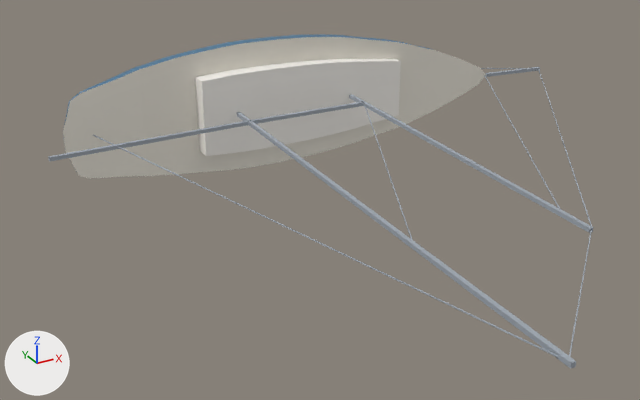
What one commit did to the glTF model models/cheoy-lee-clipper-48-schooner.glb.
The view is the same before and after, from a 50 mm camera at (-1.68, -3.48, 1.16) aimed at (-0.25, -0.88, -0.14). Every picture has the same lights, and +X, +Y and +Z are marked at lower left. The older version comes first. Vertices at exactly the same position are counted once.

The first picture shows 'Cheoy Lee Clipper 48 Schooner'.
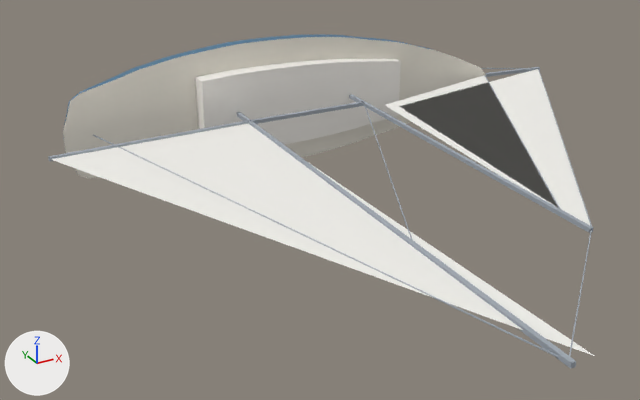
Commit message: fix(models): traced sailboats set their sails

Pixel boxes (x1, y1, x2, y2) of what changed, in the pictures (640 x 400 px):
part 1 of me_cheoy_lee_clipper_48_schooner, added: after (50, 69, 594, 356)

The change, as a diff of the scene's bpy script:
```diff
--- a/models/cheoy-lee-clipper-48-schooner.glb.py
+++ b/models/cheoy-lee-clipper-48-schooner.glb.py
@@ mat_sails @@
+mat_sails = principled_material('sails')
+mat_sails.base_color = (0.9, 0.89, 0.85)  # white #f3f2ed
+mat_sails.roughness = 0.8
@@ me_cheoy_lee_clipper_48_schooner @@
 # used by ob_cheoy_lee_clipper_48_schooner; location = (0.0, 0.0, 0.0)
 # verts and faces of me_cheoy_lee_clipper_48_schooner; kept vertices keep their numbers, new ones are numbered from 2978
-me_cheoy_lee_clipper_48_schooner.from_pydata(...)  # 2978 vertices, 5814 faces; spans x -1.09..1.3, y -2.27..0.26, z -0.28..0.28
+me_cheoy_lee_clipper_48_schooner.from_pydata(...)  # 2987 vertices, 5817 faces; spans x -1.09..1.3, y -2.27..0.26, z -0.28..0.28
+# me_cheoy_lee_clipper_48_schooner part 1
+verts[2978] = (-0.29, -0.35, 0.0)
+verts[2979] = (-1.09, -0.37, 0.0)  # pixel (48, 158)
+verts[2980] = (-0.29, -2.27, 0.0)
+verts[2981] = (0.2, -1.76, 0.0)  # pixel (592, 229)
+verts[2982] = (1.29, -0.28, 0.0)  # pixel (538, 68)
+verts[2983] = (0.36, -0.46, 0.0)  # pixel (399, 106)
+verts[2984] = (0.2, -1.63, 0.0)
+verts[2985] = (0.99, -0.25, 0.0)  # pixel (484, 75)
+verts[2986] = (0.32, -0.41, 0.0)  # pixel (384, 105)
+faces += [(2978, 2979, 2980), (2981, 2982, 2983), (2984, 2985, 2986)]  # mat_sails (white #f3f2ed)
 me_cheoy_lee_clipper_48_schooner.materials.append(mat_topsides)
@@ me_cheoy_lee_clipper_48_schooner @@
 me_cheoy_lee_clipper_48_schooner.materials.append(mat_rig)
+me_cheoy_lee_clipper_48_schooner.materials.append(mat_sails)  # white #f3f2ed
```
